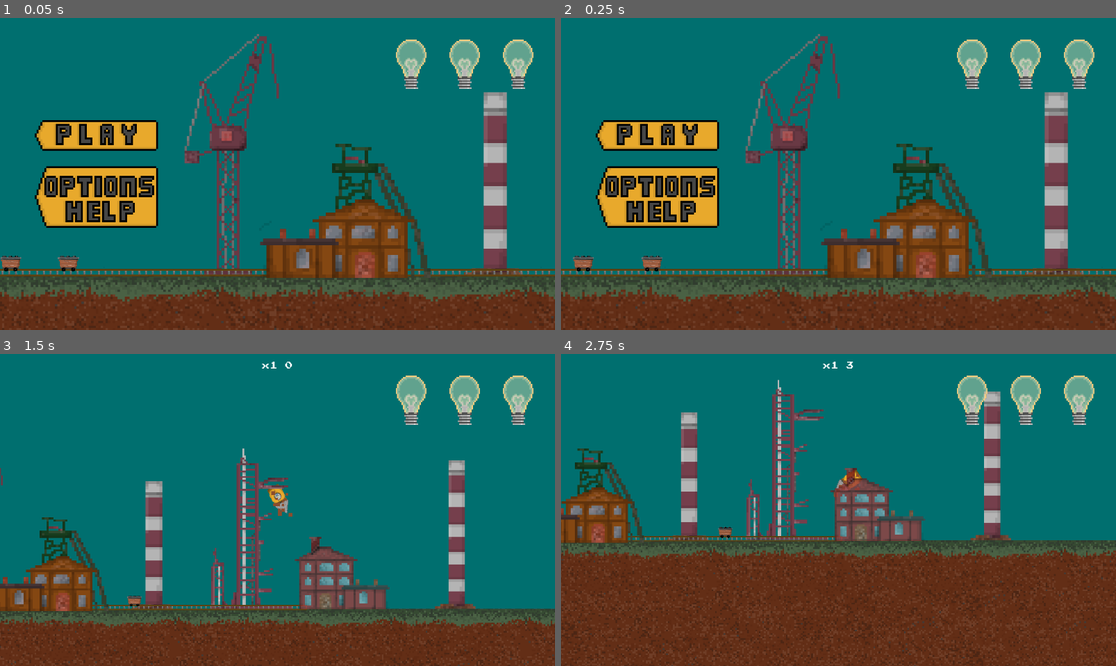
Above: before the commit, frames 1-4 (two rows, left to right).
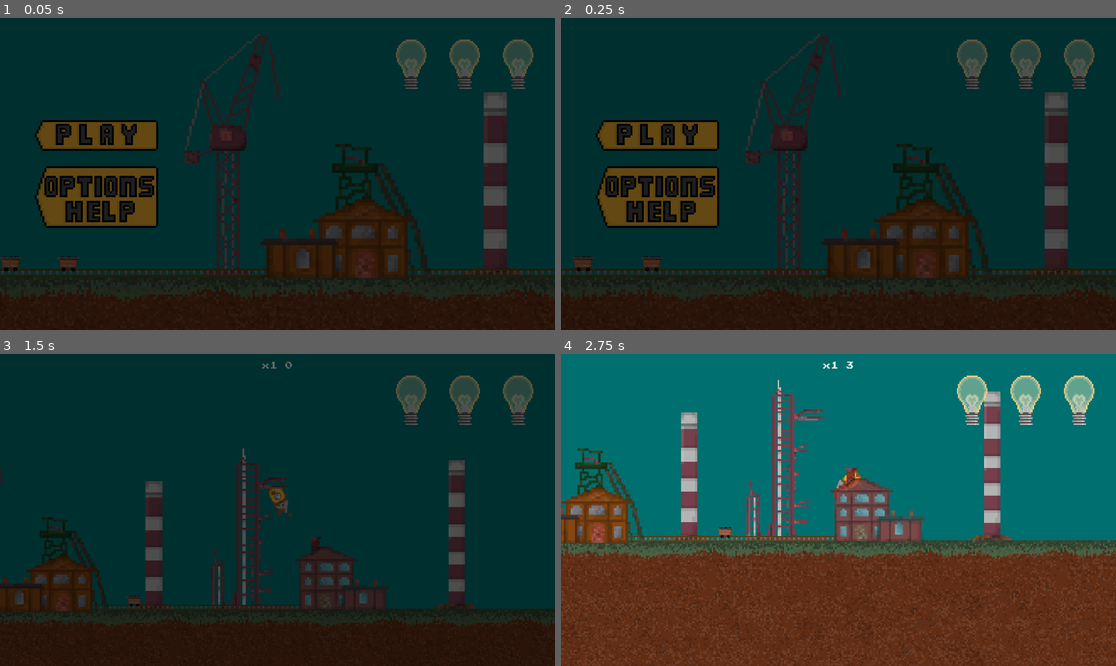
Above: after the commit, the same moments.

Repository: F1ejm/Bratislava_GameJam
Game: Godot game, scene res://Main/Main.tscn
Same seed, same stepped clock (60 frames per second), same inputs: the game is played once before the commit and once after it.
Inputs (mouse positions are in pixels of both pictures, inside the frame that each line leads up to):
- Up to frame 1 (0.05 s): no input
- Up to frame 2 (0.25 s): no input
- Up to frame 3 (1.5 s): click (94, 472) at 0.5 s; move the mouse to (399, 494) at 1.27 s; hold Space (Use_item) from 1.28 s (still down)
- Up to frame 4 (2.75 s): move the mouse to (727, 525) at 2.02 s; release Space (Use_item) at 2.03 s; tap Space (Use_item) at 2.1 s

The runs differ from the first frame. In frame 1, 98% of the frame differs, in the area x 0-100%, y 0-100%; in frame 2, 98%; in frame 3, 100%; in frame 4, nothing differs.

Commit message:
death screen pops up

Diff:
--- a/Main/Main.tscn
+++ b/Main/Main.tscn
@@ -8,6 +8,7 @@
 [ext_resource type="PackedScene" uid="uid://yxfr0kw4eqgt" path="res://Main/StoneSpawner.tscn" id="4_ps1la"]
 [ext_resource type="PackedScene" uid="uid://b4xyqh8b3xpph" path="res://UI/upgrade.tscn" id="5_6aewd"]
 [ext_resource type="Texture2D" uid="uid://br3kmjpfnkdtj" path="res://grafiki/grass.png" id="5_lrfe7"]
+[ext_resource type="PackedScene" uid="uid://cqm2n5uv6rocy" path="res://UI/Deathscreen.tscn" id="7_fayjp"]
 [ext_resource type="Script" uid="uid://c0jc5h62o651y" path="res://Main/ore_spawner.gd" id="7_qd626"]
 [ext_resource type="Texture2D" uid="uid://devg5dioucfib" path="res://grafiki/budynek.png" id="8_h5g1y"]
 [ext_resource type="Texture2D" uid="uid://btt8gfwa2nhbs" path="res://grafiki/dzwig.png" id="9_qd626"]
@@ -206,6 +207,8 @@
 position = Vector2(1, 1)
 main = NodePath("..")
 
+[node name="Deathscreen" parent="Miner/CanvasLayer" parent_id_path=PackedInt32Array(543357979, 107405696) index="2" unique_id=862900667 instance=ExtResource("7_fayjp")]
+
 [node name="StoneSpawner" parent="Miner" unique_id=870286894 instance=ExtResource("4_ps1la")]
 
 [node name="Marker2D" type="Marker2D" parent="Miner" unique_id=1688035200]
--- a/Miner/miner.gd
+++ b/Miner/miner.gd
@@ -18,6 +18,8 @@
 var breakingforce: int = 0
 
 var torotation = 0
+
+var deathvisible: float = 0
 
 var AciteveItem: String
 
@@ -53,7 +55,7 @@
 	startlock = true
 	await get_tree().create_timer(2).timeout
 	startlock = false
-
+	$CanvasLayer/Deathscreen.modulate = Color(1,1,1,0)
 
 func _physics_process(delta: float) -> void:
 
@@ -134,7 +136,9 @@
 		nextUpgrade += currentLevel * 200
 	if(isdieing):
 		$"../PlayerCamera".zoom = Vector2(camerazoom,camerazoom)
-		camerazoom = lerp(camerazoom, 2.0, 1.01)
+		camerazoom = lerp(camerazoom, 2.0, delta)
+		deathvisible = lerp(deathvisible, 1.0, delta)
+		$CanvasLayer/Deathscreen.modulate = Color(1,1,1,deathvisible)
 
 	move_and_slide()
 
